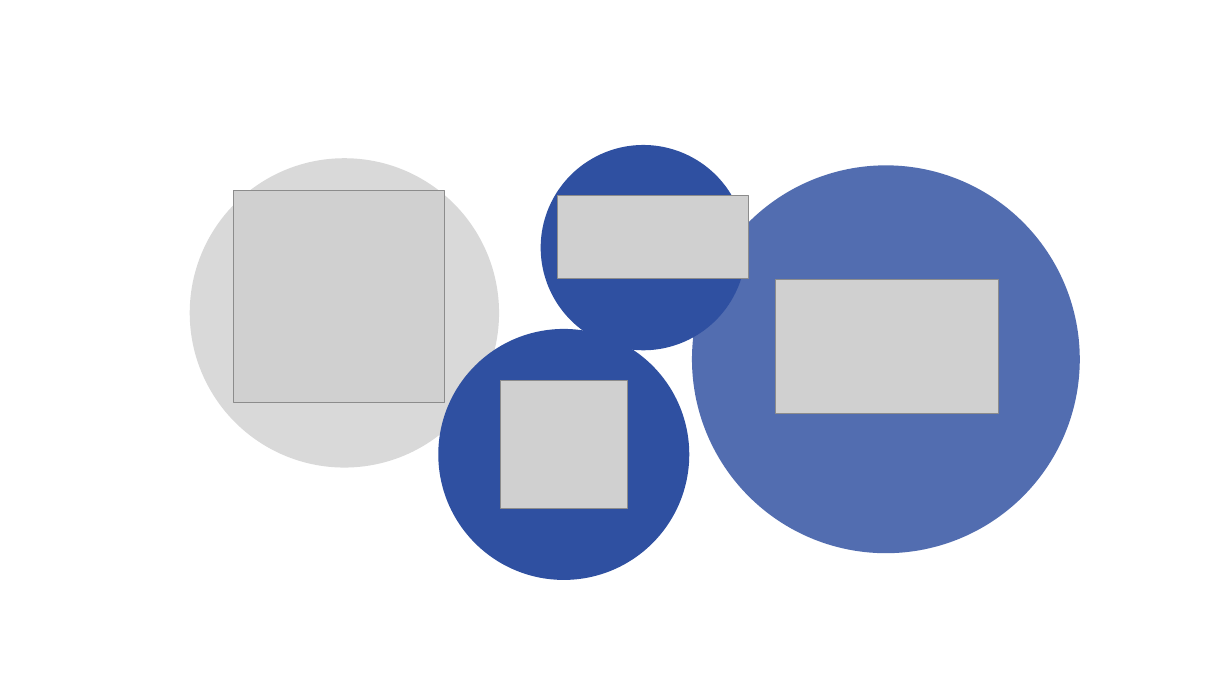
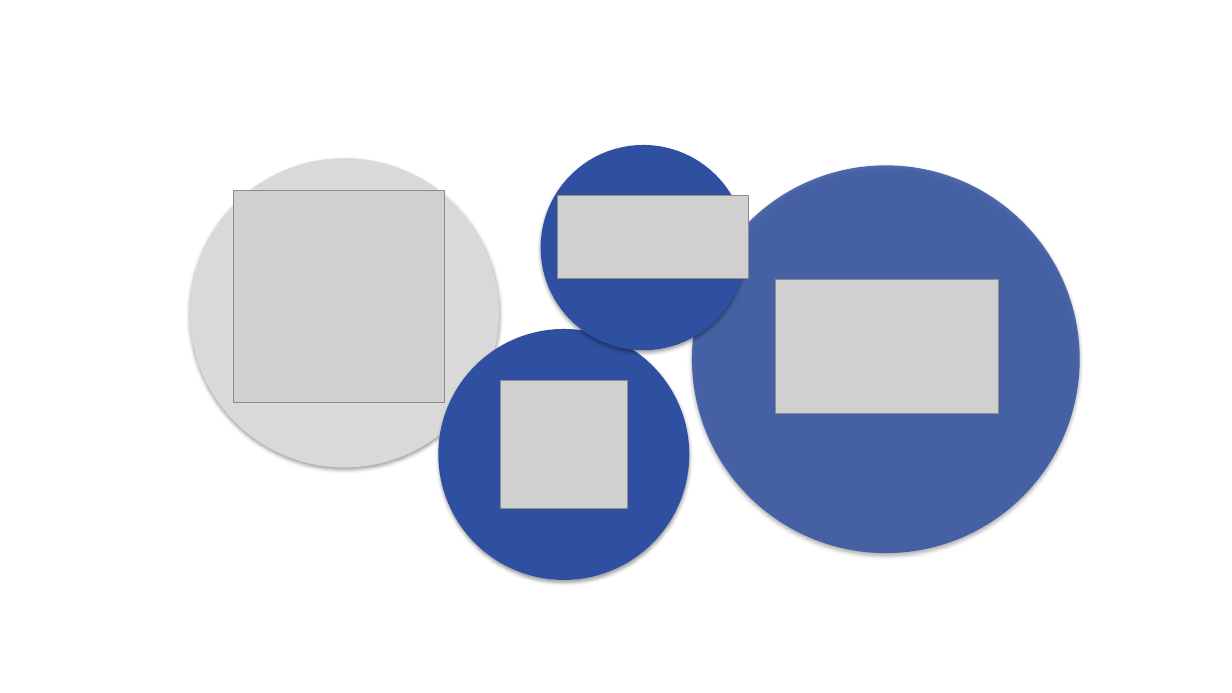
Before and after one commit to 2ADSC-Grupo9-HSO/Documentacao, a slide deck: slide 9 of HSOsprint2.pptx (slide 7 before the commit). Drawn at 1232x693 pixels with LibreOffice and Linux fonts; fonts in the diff are those of the drawing; grey boxes stand for pictures. Boxes give left, top, right and bottom in pixels: in the first picture for what was removed or moved away, otherwise in the second. Text is boxed around its words. In the diff, an @@ line names an element or a change of style, - is before the commit and + after.

```diff
--- a/HSOsprint2.pptx
+++ b/HSOsprint2.pptx
@@ shadow on in 4 elements at (692, 165, 1080, 554), (189, 158, 499, 468), (438, 329, 689, 580), (541, 145, 746, 350) @@
```
Also in this commit, not shown: 8 other slides changed, 2 slides added, 17 slides removed.
